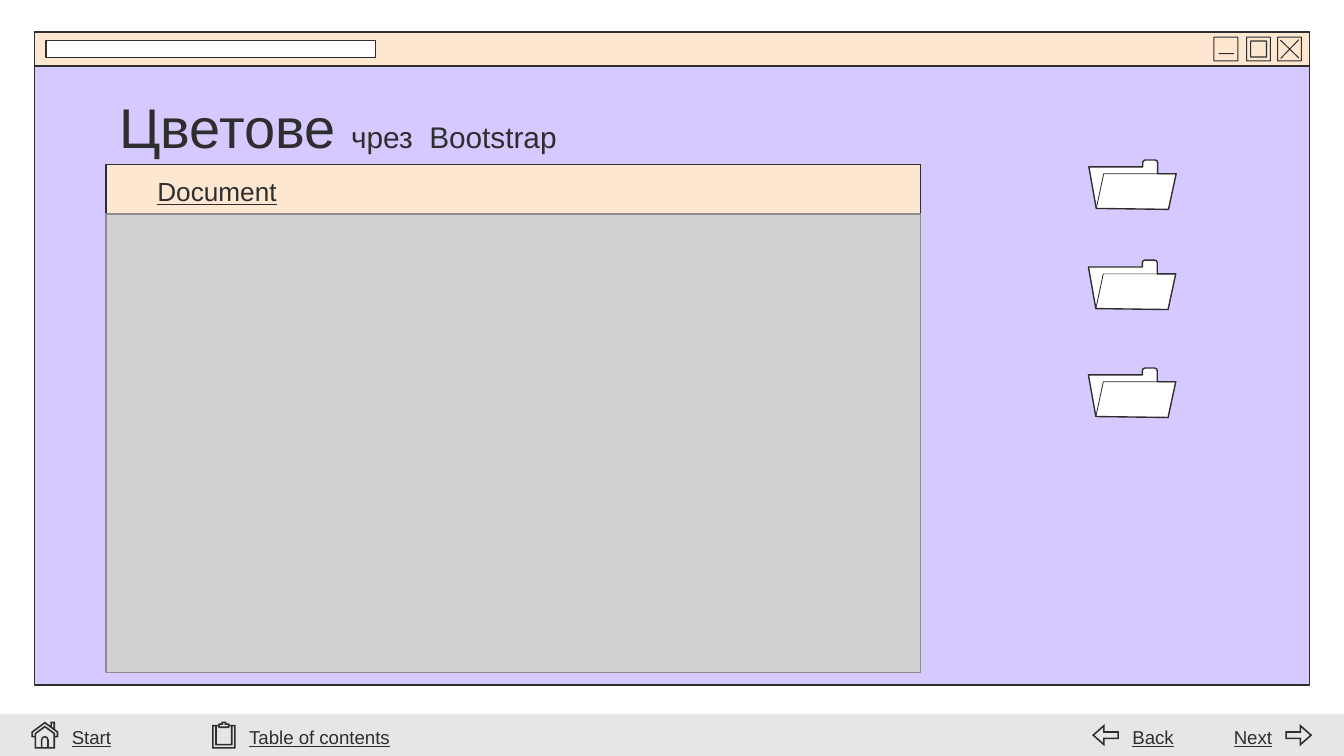
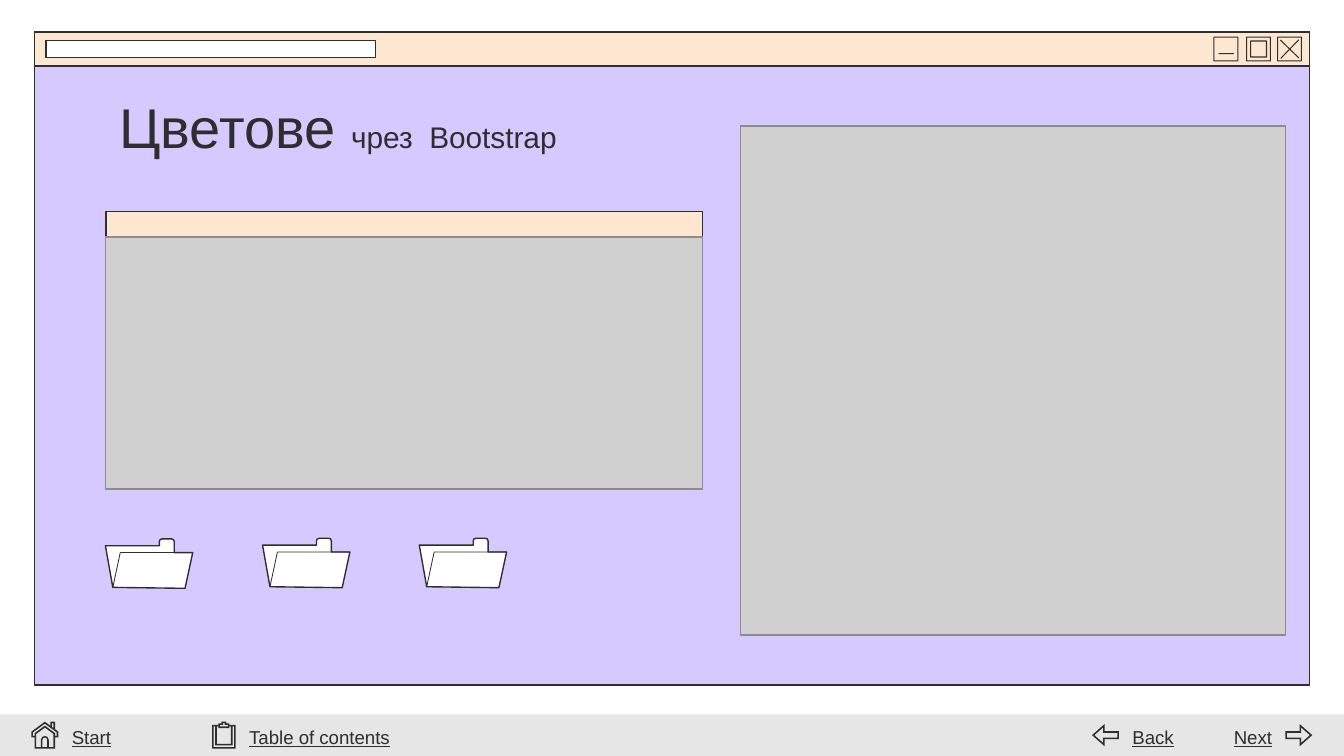
Before and after one commit to stilyana-petrova/12b, a slide deck: slide 14 of IP/Bootstrap/Bootstrap Presentation.pptx. Drawn at 1344x756 pixels with LibreOffice and Linux fonts; fonts in the diff are those of the drawing; grey boxes stand for pictures; background and template pictures are left out. Boxes give left, top, right and bottom in pixels: in the first picture for what was removed or moved away, otherwise in the second. Text is boxed around its words. In the diff, an @@ line names an element or a change of style, - is before the commit and + after.

```diff
--- a/IP/Bootstrap/Bootstrap Presentation.pptx
+++ b/IP/Bootstrap/Bootstrap Presentation.pptx
@@ picture added at (741, 126, 1285, 636) @@
@@ text removed at (157, 183, 276, 205) @@
-Document
@@ picture: place and size @@
-picture at (106, 214, 921, 672)
+picture at (106, 237, 703, 489)
@@ rectangle: place and size @@
-rectangle at (106, 164, 921, 214)
+rectangle at (106, 211, 703, 261)
@@ freeform shape: place and size @@
-freeform shape at (1089, 160, 1176, 210)
+freeform shape at (105, 539, 192, 589)
@@ freeform shape: place and size @@
-freeform shape at (1089, 261, 1176, 310)
+freeform shape at (262, 539, 349, 589)
@@ freeform shape: place and size @@
-freeform shape at (1089, 368, 1176, 418)
+freeform shape at (419, 539, 507, 589)
@@ freeform shape: place and size @@
-freeform shape at (1095, 173, 1176, 208)
+freeform shape at (113, 552, 194, 587)
@@ freeform shape: place and size @@
-freeform shape at (1095, 274, 1176, 309)
+freeform shape at (270, 551, 351, 586)
@@ freeform shape: place and size @@
-freeform shape at (1095, 382, 1176, 417)
+freeform shape at (426, 551, 507, 586)
```
Also in this commit, not shown: 10 other slides changed, 7 other files.
